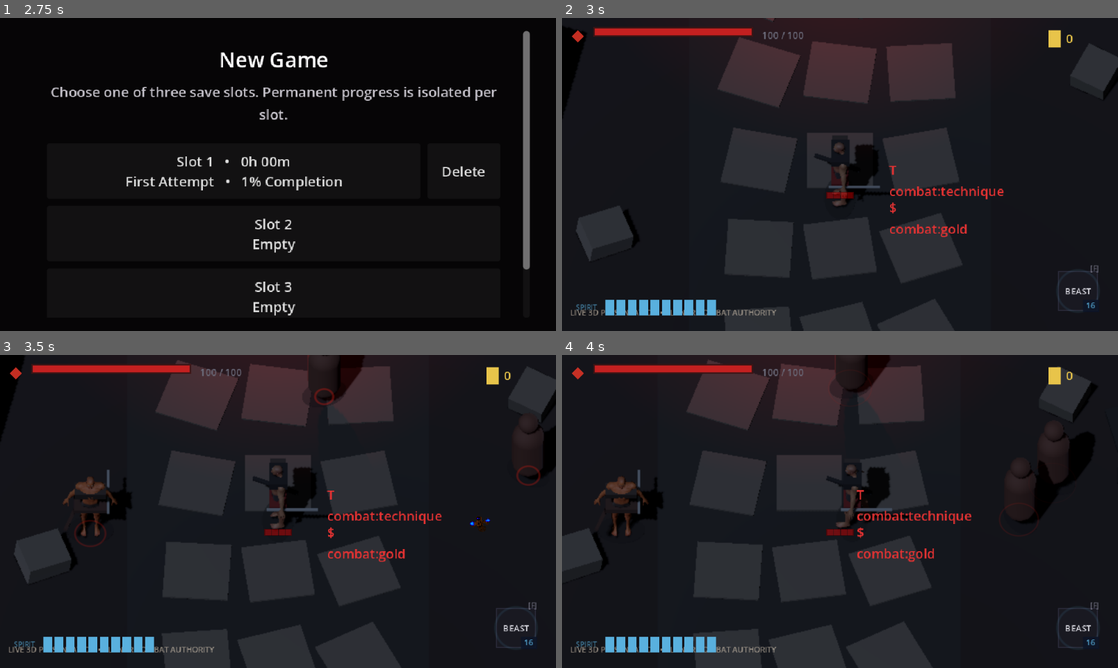
Above: before the commit, frames 1-4 (two rows, left to right).
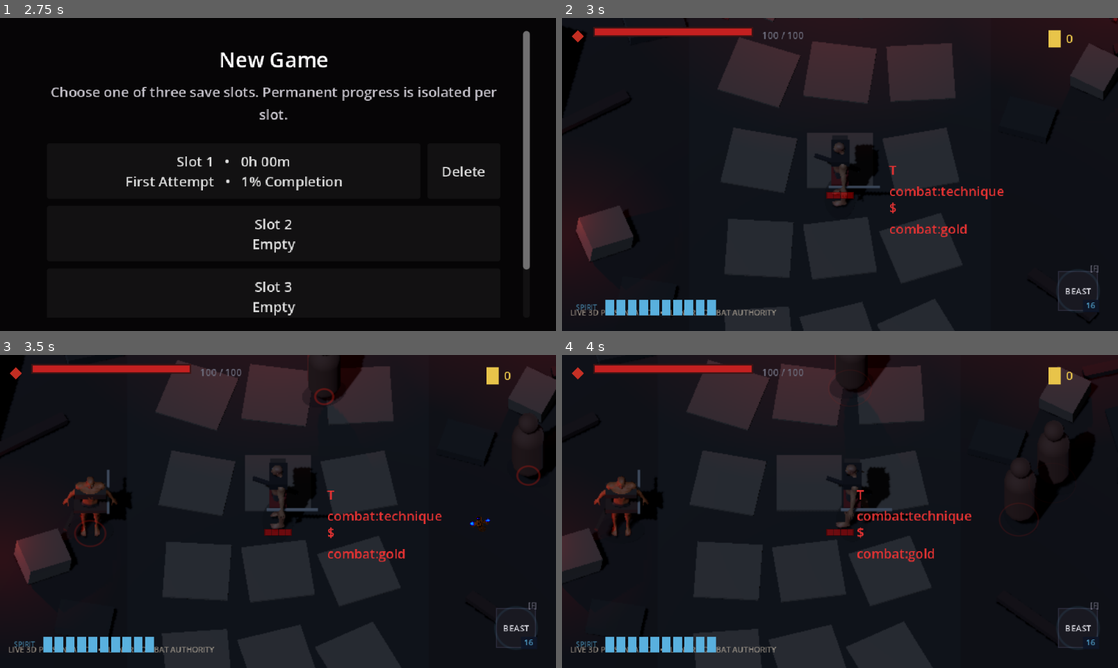
Above: after the commit, the same moments.

Repository: seancl8611/oathbound
Game: Godot game, scene res://TitleScreen/menu.tscn
Two runs of this game, one before a commit and one after it. Both use one fixed random seed, a clock stepped at 60 frames per second and the inputs below. Sound files missing from this copy of the repository are replaced by a short silence.
Inputs (mouse positions are in pixels of both pictures, inside the frame that each line leads up to):
- Up to frame 1 (2.75 s): click "New Game" at 0.5 s; click "Slot 1 • 0h 00m First Attempt…" at 1.25 s; click "Cancel" at 2 s
- Up to frame 2 (3 s): click "Slot 2 Empty" at 2.75 s
- Up to frame 3 (3.5 s): no input
- Up to frame 4 (4 s): tap Enter (ui_accept) at 3.5, 3.77 s; move the mouse to (962, 495) at 3.52 s; press the mouse at (962, 495) at 3.53 s; hold D (right) from 3.53 s (still down)

Frame 1 is identical in both runs. In frame 2, 0.4% of the frame differs, in the area x 0-100%, y 0-98%; in frame 3, 0.5%, in the area x 0-100%, y 3-91%; in frame 4, 0.3%.

Commit message:
Strengthen Hushiro 3D room art direction

Diff:
--- a/game/oathbound/Regions/Hushiro/Presentation3D/Hushiro3DEnvironment.gd
+++ b/game/oathbound/Regions/Hushiro/Presentation3D/Hushiro3DEnvironment.gd
@@ -1,9 +1,10 @@
 extends Node3D
 
 ## Runtime-built Hushiro environment kit for the live 2D-simulation -> 3D-presentation
-## bridge. This is intentionally modular/procedural placeholder geometry: it establishes
-## room volume, occlusion, lighting and a production asset contract while we evaluate
-## AI-generated and CC0 environment models.
+## bridge. This remains production-replaceable geometry, but it now carries the approved
+## Hushiro Rupture language strongly enough to judge the vertical slice: weathered stone,
+## collapsed village/shrine forms, broken torii, ritual blood accents, cold moonlight,
+## warm ember pools, and controlled foreground depth.
 
 var _mat_ground: StandardMaterial3D
 var _mat_stone: StandardMaterial3D
@@ -12,6 +13,14 @@
 var _mat_torii: StandardMaterial3D
 var _mat_roof: StandardMaterial3D
 var _mat_ember: StandardMaterial3D
+var _mat_blood: StandardMaterial3D
+var _mat_moss: StandardMaterial3D
+var _mat_bone: StandardMaterial3D
+
+var _ritual_accent_count := 0
+var _warm_light_count := 0
+var _foreground_occluder_count := 0
+var _landmark_count := 0
 
 
 func _ready() -> void:
@@ -19,18 +28,23 @@
 	_build_floor()
 	_build_far_threshold()
 	_build_side_ruins()
+	_build_vertical_landmarks()
 	_build_foreground_occluders()
 	_build_scatter()
+	_build_ritual_accents()
 	_build_lighting()
 
 
 func _build_materials() -> void:
-	_mat_ground = _material(Color(0.095, 0.070, 0.060, 1.0), 0.96)
-	_mat_stone = _material(Color(0.25, 0.235, 0.205, 1.0), 0.90)
-	_mat_stone_dark = _material(Color(0.105, 0.105, 0.098, 1.0), 0.95)
-	_mat_wood = _material(Color(0.125, 0.055, 0.038, 1.0), 0.88)
-	_mat_torii = _material(Color(0.30, 0.042, 0.032, 1.0), 0.76)
-	_mat_roof = _material(Color(0.080, 0.083, 0.078, 1.0), 0.94)
+	_mat_ground = _material(Color(0.078, 0.058, 0.052, 1.0), 0.97)
+	_mat_stone = _material(Color(0.245, 0.228, 0.198, 1.0), 0.91)
+	_mat_stone_dark = _material(Color(0.090, 0.091, 0.086, 1.0), 0.96)
+	_mat_wood = _material(Color(0.115, 0.050, 0.036, 1.0), 0.90)
+	_mat_torii = _material(Color(0.285, 0.034, 0.028, 1.0), 0.80)
+	_mat_roof = _material(Color(0.064, 0.068, 0.066, 1.0), 0.96)
+	_mat_moss = _material(Color(0.075, 0.095, 0.070, 1.0), 0.98)
+	_mat_bone = _material(Color(0.42, 0.37, 0.29, 1.0), 0.88)
+	_mat_blood = _material(Color(0.24, 0.012, 0.015, 1.0), 0.78)
 	_mat_ember = _material(Color(0.62, 0.095, 0.025, 1.0), 0.55)
 	_mat_ember.emission_enabled = true
 	_mat_ember.emission = Color(0.72, 0.09, 0.018, 1.0)
@@ -49,6 +63,16 @@
 		for x: float in [-1.55, 0.0, 1.55]:
 			var slab := _add_box(self, "WetStone", Vector3(1.25, 0.055, 1.25), Vector3(x, 0.045, z), _mat_stone)
 			slab.rotation.y = (x * 0.13 + z * 0.07)
+
+	# Broken edge stones keep the playable lane visually authored without becoming
+	# collision. They sit outside the central threat-reading corridor.
+	for entry: Dictionary in [
+		{"p": Vector3(-3.55, 0.12, -3.1), "s": Vector3(1.1, 0.24, 0.62), "r": 0.25},
+		{"p": Vector3(3.60, 0.10, -0.9), "s": Vector3(0.95, 0.20, 0.72), "r": -0.30},
+		{"p": Vector3(-3.70, 0.11, 3.15), "s": Vector3(1.05, 0.22, 0.66), "r": -0.18},
+	]:
+		var edge_stone := _add_box(self, "LaneEdgeStone", entry["s"], entry["p"], _mat_stone_dark)
+		edge_stone.rotation.y = float(entry["r"])
 
 
 func _build_far_threshold() -> void:
@@ -68,6 +92,7 @@
 	upper.rotation.z = -0.035
 	var broken := _add_box(torii, "BrokenCap", Vector3(1.30, 0.18, 0.34), Vector3(2.05, 3.90, 0.04), _mat_wood)
 	broken.rotation.z = 0.16
+	_landmark_count += 1
 
 
 func _build_side_ruins() -> void:
@@ -81,6 +106,7 @@
 	_add_box(left, "Post", Vector3(0.24, 2.85, 0.25), Vector3(-0.86, 1.55, -0.32), _mat_wood)
 	var roof_l := _add_box(left, "Roof", Vector3(3.15, 0.18, 2.45), Vector3(0.0, 2.70, 0.04), _mat_roof)
 	roof_l.rotation.z = -0.09
+	_add_box(left, "MossPatch", Vector3(1.05, 0.035, 0.80), Vector3(-0.35, 0.67, 0.20), _mat_moss)
 
 	var right := Node3D.new()
 	right.name = "RightVillageRuin"
@@ -92,6 +118,33 @@
 	_add_box(right, "Post", Vector3(0.25, 2.65, 0.25), Vector3(0.72, 1.42, -0.35), _mat_wood)
 	var roof_r := _add_box(right, "Roof", Vector3(2.90, 0.18, 2.30), Vector3(0.05, 2.58, 0.04), _mat_roof)
 	roof_r.rotation.z = 0.08
+
+
+func _build_vertical_landmarks() -> void:
+	# Secondary silhouettes prevent the room reading as a flat arena while keeping the
+	# center lane unobstructed. The shrine remnant also gives warm ritual light a source.
+	var shrine := Node3D.new()
+	shrine.name = "CollapsedWaysideShrine"
+	shrine.position = Vector3(5.45, 0.0, -4.45)
+	shrine.rotation.y = -0.22
+	add_child(shrine)
+	_add_box(shrine, "Plinth", Vector3(1.65, 0.42, 1.30), Vector3(0.0, 0.21, 0.0), _mat_stone_dark)
+	_add_box(shrine, "BackStone", Vector3(1.15, 1.65, 0.28), Vector3(0.0, 1.02, 0.38), _mat_stone)
+	_add_box(shrine, "TimberLeft", Vector3(0.16, 1.95, 0.18), Vector3(-0.56, 1.12, -0.08), _mat_wood).rotation.z = -0.08
+	_add_box(shrine, "TimberRight", Vector3(0.16, 1.52, 0.18), Vector3(0.54, 0.91, -0.06), _mat_wood).rotation.z = 0.16
+	var shrine_roof := _add_box(shrine, "BrokenRoof", Vector3(1.90, 0.16, 1.28), Vector3(-0.12, 1.95, 0.12), _mat_roof)
+	shrine_roof.rotation.z = -0.13
+	_landmark_count += 1
+
+	var marker := Node3D.new()
+	marker.name = "RuptureBoundaryMarker"
+	marker.position = Vector3(-5.65, 0.0, -4.65)
+	marker.rotation.y = 0.18
+	add_child(marker)
+	_add_box(marker, "StoneBase", Vector3(0.76, 0.45, 0.62), Vector3(0.0, 0.22, 0.0), _mat_stone_dark)
+	_add_box(marker, "StandingStone", Vector3(0.48, 2.05, 0.38), Vector3(0.0, 1.25, 0.0), _mat_stone)
+	_add_box(marker, "Binding", Vector3(0.58, 0.12, 0.48), Vector3(0.0, 1.45, 0.0), _mat_blood)
+	_landmark_count += 1
 
 
 func _build_foreground_occluders() -> void:
@@ -107,8 +160,10 @@
 	post_b.rotation.z = 0.18
 	var rail := _add_box(fence, "Rail", Vector3(2.15, 0.15, 0.16), Vector3(0.0, 0.80, 0.0), _mat_wood)
 	rail.rotation.z = -0.05
+	_foreground_occluder_count += 1
 
 	_add_box(self, "ForegroundStone", Vector3(1.25, 0.70, 0.95), Vector3(5.25, 0.35, 5.7), _mat_stone_dark).rotation.y = 0.42
+	_foreground_occluder_count += 1
 
 
 func _build_scatter() -> void:
@@ -119,6 +174,14 @@
 	]:
 		var rock := _add_box(self, "Rubble", entry["s"], entry["p"], _mat_stone)
 		rock.rotation = Vector3(0.10, float(entry["r"]), -0.07)
+
+	for plank_entry: Dictionary in [
+		{"p": Vector3(-4.75, 0.15, -1.05), "r": 0.52},
+		{"p": Vector3(4.25, 0.13, 3.10), "r": -0.70},
+		{"p": Vector3(6.00, 0.12, -2.65), "r": 0.25},
+	]:
+		var plank := _add_box(self, "BrokenPlank", Vector3(1.55, 0.13, 0.22), plank_entry["p"], _mat_wood)
+		plank.rotation.y = float(plank_entry["r"])
 
 	for ember_pos: Vector3 in [Vector3(-2.25, 0.10, -4.9), Vector3(2.05, 0.10, -5.15), Vector3(6.1, 0.10, 2.6)]:
 		var mesh := SphereMesh.new()
@@ -129,23 +192,68 @@
 		_add_mesh(self, "Ember", mesh, ember_pos, _mat_ember)
 
 
+func _build_ritual_accents() -> void:
+	# Thin raised strips read as dried ritual channels from the gameplay camera while
+	# avoiding decals/textures that would prematurely lock the environment art pipeline.
+	for entry: Dictionary in [
+		{"p": Vector3(-1.85, 0.075, -4.25), "s": Vector3(0.12, 0.025, 2.20), "r": -0.32},
+		{"p": Vector3(1.60, 0.075, -4.35), "s": Vector3(0.11, 0.025, 1.85), "r": 0.40},
+		{"p": Vector3(5.35, 0.075, -3.75), "s": Vector3(0.10, 0.025, 1.20), "r": -0.18},
+	]:
+		var channel := _add_box(self, "RitualBloodChannel", entry["s"], entry["p"], _mat_blood)
+		channel.rotation.y = float(entry["r"])
+		_ritual_accent_count += 1
+
+	var offering := Node3D.new()
+	offering.name = "RitualOffering"
+	offering.position = Vector3(5.35, 0.0, -3.72)
+	add_child(offering)
+	_add_box(offering, "OfferingStone", Vector3(0.78, 0.26, 0.66), Vector3(0.0, 0.13, 0.0), _mat_stone_dark)
+	_add_box(offering, "BindingBone", Vector3(0.08, 0.08, 0.62), Vector3(-0.14, 0.34, 0.0), _mat_bone).rotation.z = -0.22
+	_add_box(offering, "BindingBone", Vector3(0.08, 0.08, 0.58), Vector3(0.16, 0.34, 0.0), _mat_bone).rotation.z = 0.25
+	_ritual_accent_count += 1
+
+
 func _build_lighting() -> void:
 	var moon := DirectionalLight3D.new()
 	moon.name = "MoonKey"
 	moon.rotation_degrees = Vector3(-58.0, -32.0, 0.0)
-	moon.light_color = Color(0.64, 0.70, 0.84, 1.0)
-	moon.light_energy = 1.05
+	moon.light_color = Color(0.58, 0.66, 0.82, 1.0)
+	moon.light_energy = 1.02
 	moon.shadow_enabled = true
 	add_child(moon)
 
-	var ember := OmniLight3D.new()
-	ember.name = "ToriiEmberLight"
-	ember.position = Vector3(0.0, 1.25, -5.55)
-	ember.omni_range = 6.5
-	ember.light_color = Color(0.95, 0.23, 0.07, 1.0)
-	ember.light_energy = 2.0
-	ember.shadow_enabled = true
-	add_child(ember)
+	var torii_ember := _add_warm_light("ToriiEmberLight", Vector3(0.0, 1.25, -5.55), 6.5, 1.85)
+	torii_ember.light_color = Color(0.95, 0.21, 0.055, 1.0)
+	var shrine_ember := _add_warm_light("ShrineEmberLight", Vector3(5.30, 1.05, -4.18), 4.2, 1.45)
+	shrine_ember.light_color = Color(0.92, 0.17, 0.045, 1.0)
+	var side_ember := _add_warm_light("SideEmberLight", Vector3(-5.30, 0.75, 1.65), 3.3, 0.85)
+	side_ember.light_color = Color(0.82, 0.13, 0.035, 1.0)
+
+
+func _add_warm_light(node_name: String, position_value: Vector3, range_value: float, energy: float) -> OmniLight3D:
+	var light := OmniLight3D.new()
+	light.name = node_name
+	light.position = position_value
+	light.omni_range = range_value
+	light.light_energy = energy
+	light.shadow_enabled = true
+	add_child(light)
+	_warm_light_count += 1
+	return light
+
+
+func get_presentation_state_for_test() -> Dictionary:
+	return {
+		"has_ground": get_node_or_null("Ground") != null,
+		"has_ruined_torii": get_node_or_null("RuinedTorii") != null,
+		"has_shrine_landmark": get_node_or_null("CollapsedWaysideShrine") != null,
+		"has_moon_key": get_node_or_null("MoonKey") != null,
+		"ritual_accent_count": _ritual_accent_count,
+		"warm_light_count": _warm_light_count,
+		"foreground_occluder_count": _foreground_occluder_count,
+		"landmark_count": _landmark_count,
+	}
 
 
 func _add_box(parent: Node3D, node_name: String, size: Vector3, position_value: Vector3, material: Material) -> MeshInstance3D:
